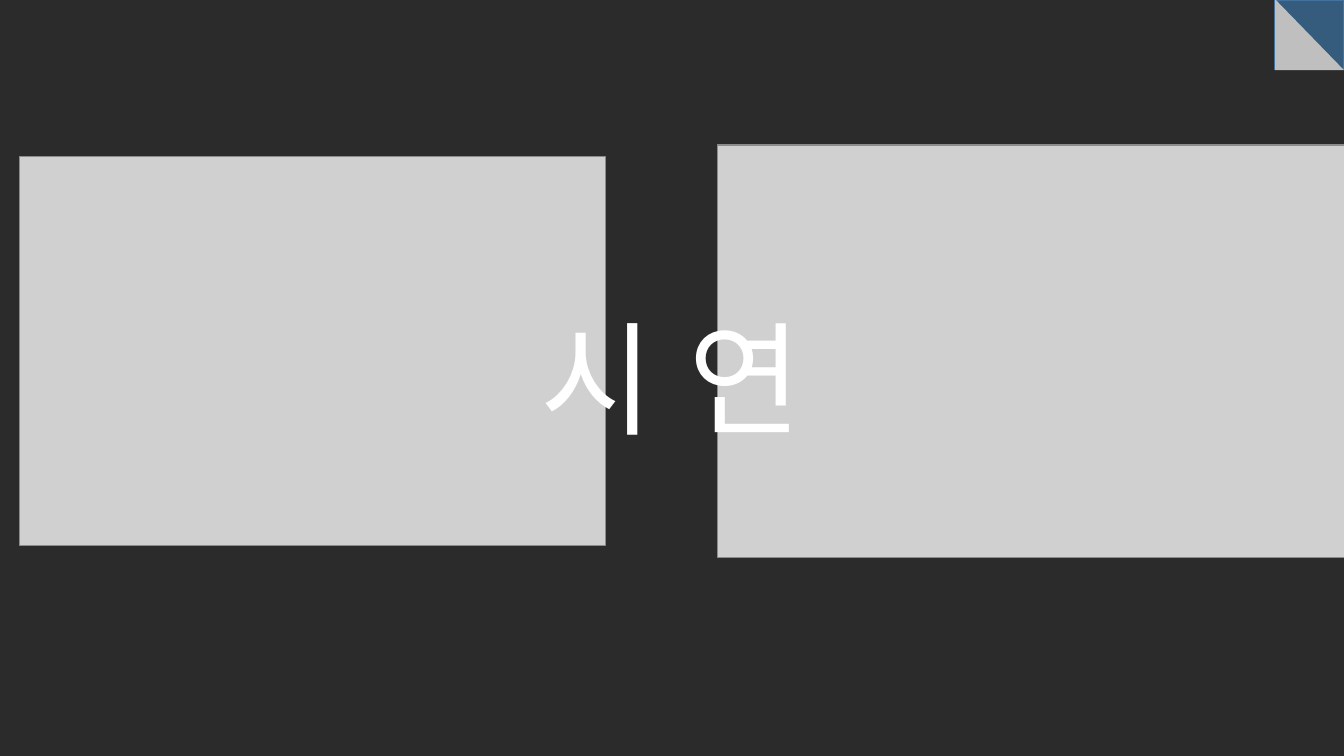
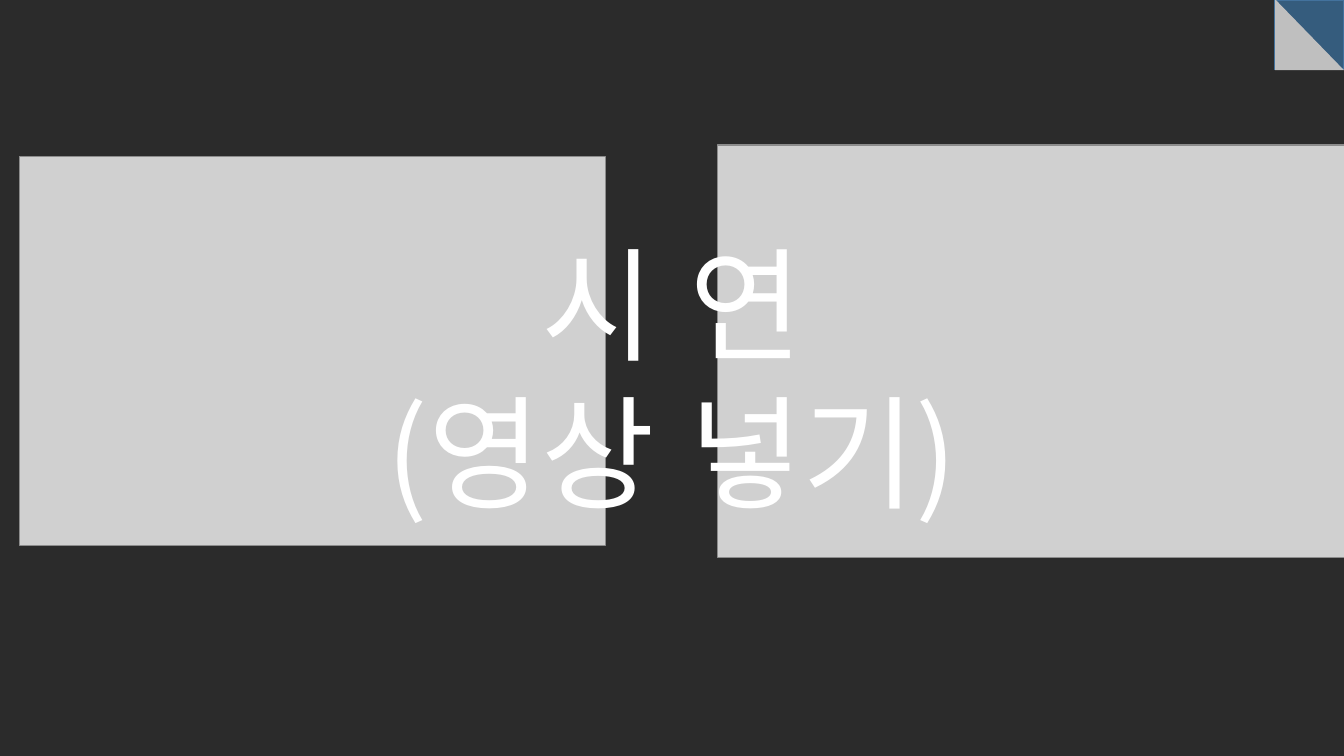
Before and after one commit to dgsw-2019-hackathon/J_B_H_AirConditioner, a slide deck: slide 28 of pptFile/ppt.pptx (slide 20 before the commit). Drawn at 1344x756 pixels with LibreOffice and Linux fonts; fonts in the diff are those of the drawing; grey boxes stand for pictures; background and template pictures are left out; a plain dark background stands for a picture behind light text. Boxes give left, top, right and bottom in pixels: in the first picture for what was removed or moved away, otherwise in the second. Text is boxed around its words. In the diff, an @@ line names an element or a change of style, - is before the commit and + after.

```diff
--- a/pptFile/ppt.pptx
+++ b/pptFile/ppt.pptx
@@ text "시 연": place and size @@
-text "시 연" at <box>541,300,801,456</box>
+text "시 연" at <box>387,226,957,530</box>
@@ text at <box>541,226,802,382</box>: alignment left to centre @@
@@ text at <box>387,374,957,530</box>: paragraph added @@
+(영상 넣기)
```
Also in this commit, not shown: 13 other slides changed, 15 slides added, 6 slides removed.
